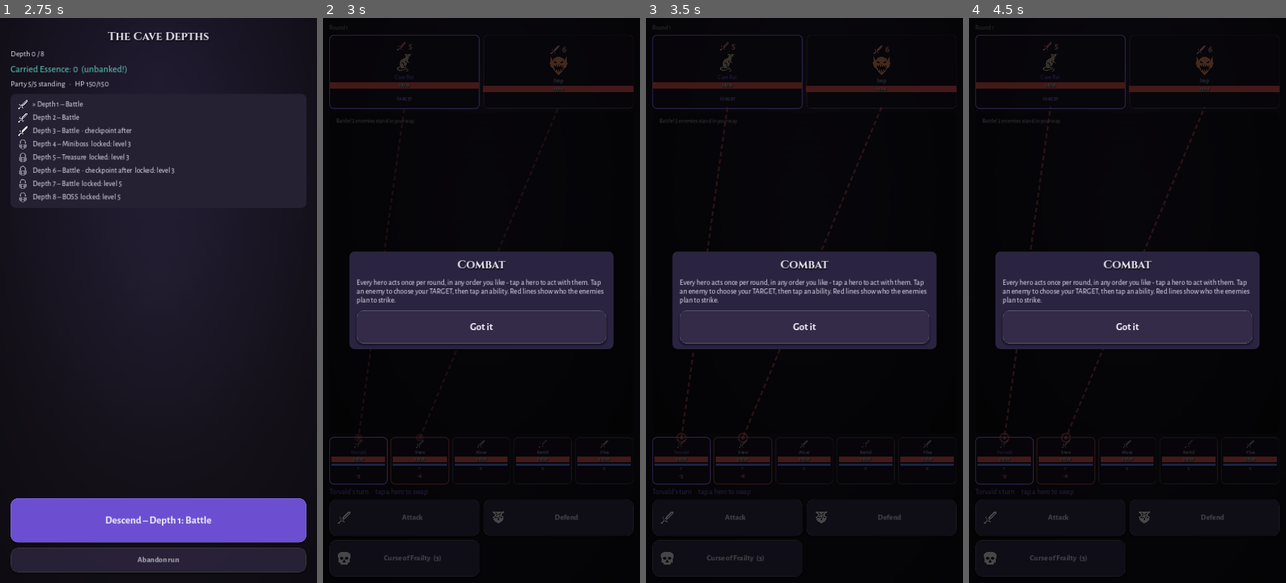
Above: before the commit, frames 1-4 (left to right).
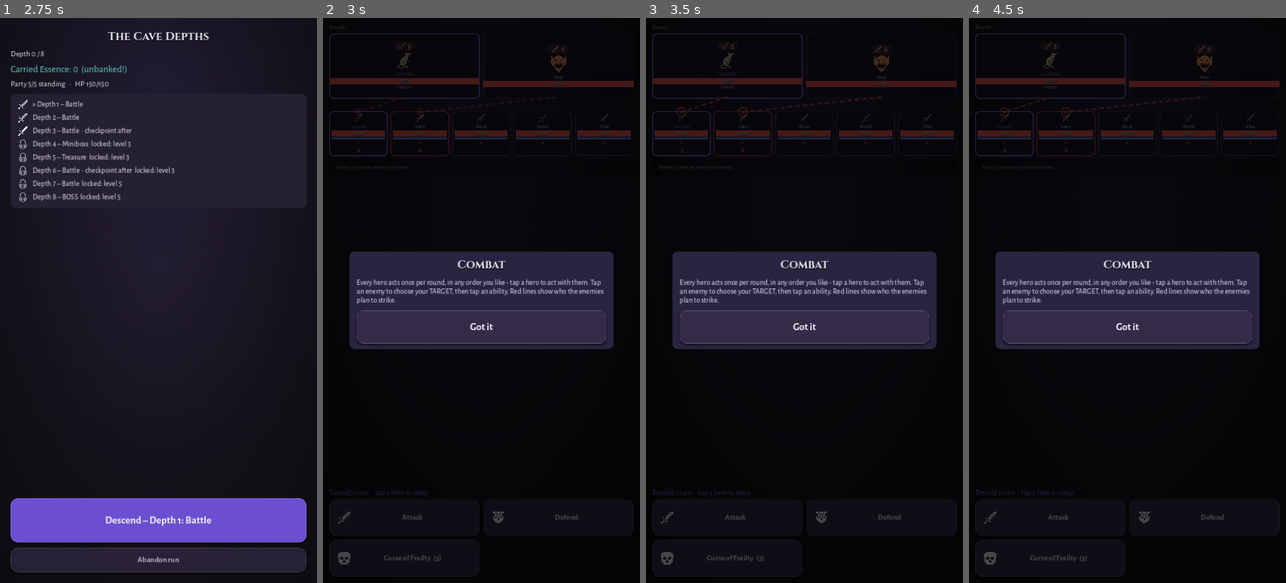
Above: after the commit, the same moments.

Repository: DrDev1337/Dreamapp
Game: Godot game, scene res://scenes/main.tscn
The game is run twice, just before and just after one commit, with the same random seed, the same clock (stepped at 60 frames per second) and the same inputs.
Inputs (mouse positions are in pixels of both pictures, inside the frame that each line leads up to):
- Up to frame 1 (2.75 s): click "+ New party" at 0.5 s; click "Begin the descent" at 1.25 s; click "START RUN – The Cave Depths" at 2 s
- Up to frame 2 (3 s): click "Descend – Depth 1: Battle" at 2.75 s
- Up to frame 3 (3.5 s): no input
- Up to frame 4 (4.5 s): click (1051, 74) at 3.52 s; click (1051, 68) at 4.27 s

Frame 1 is identical in both runs. In frame 2, 5.1% of the frame differs, in the area x 2-98%, y 2-85%; in frame 3, 5.4%; in frame 4, 5.4%.

Commit message:
Compact mobile combat layout; polish enemy/hero cards
The battle log sat as a tall block BETWEEN enemies and heroes, pushing
the rows far apart and letting the threat lines cross straight through
the text.

- Enemies and heroes are now adjacent with a dedicated 16px corridor
  for the threat lines - they never cross text anymore
- Log demoted to a 2-line dim ticker below the party; abilities stay
  pinned at the bottom
- Enemy intents are colored pills (tinted background behind icon +
  number) - reads as a game element instead of floating text
- Tighter cards: enemy 148px / hero 96px; empty status and threat rows
  collapse instead of reserving space

Co-Authored-By: Claude Fable 5 <noreply@anthropic.com>
Claude-Session: https://claude.ai/code/session_019aKYy591HB2eGFWw2i1t2D

Diff:
--- a/src/ui/combat_screen.gd
+++ b/src/ui/combat_screen.gd
@@ -98,13 +98,16 @@
 		UIKit.popup(self, "Combat", hint)
 
 
+## Layout (mobil): fiender och hjältar TÄTT ihop – hotlinjerna får en
+## egen smal korridor mellan raderna och korsar aldrig text. Loggen
+## ligger nedanför som diskret ticker, knapparna längst ner.
 func _build_structure() -> void:
 	var layout := VBoxContainer.new()
-	layout.add_theme_constant_override("separation", 8)
+	layout.add_theme_constant_override("separation", 6)
 	add_child(UIKit.vmargin(layout, 14))
 
-	order_label = UIKit.body("", 14)
-	order_label.add_theme_color_override("font_color", Color(1, 1, 1, 0.6))
+	order_label = UIKit.body("", 13)
+	order_label.add_theme_color_override("font_color", Color(1, 1, 1, 0.55))
 	layout.add_child(order_label)
 
 	var enemies_row := HBoxContainer.new()
@@ -116,13 +119,8 @@
 		enemy_widgets.append(widget)
 	layout.add_child(enemies_row)
 
-	var log_panel := UIKit.panel(Color(0, 0, 0, 0.3))
-	log_panel.size_flags_vertical = Control.SIZE_EXPAND_FILL
-	log_label = UIKit.body("", 13)
-	log_label.add_theme_color_override("font_color", Color(1, 1, 1, 0.75))
-	log_label.size_flags_vertical = Control.SIZE_EXPAND_FILL
-	log_panel.add_child(log_label)
-	layout.add_child(log_panel)
+	# Hotlinjernas korridor – enda ytan linjerna korsar.
+	layout.add_child(UIKit.spacer(16))
 
 	var heroes_row := HBoxContainer.new()
 	heroes_row.add_theme_constant_override("separation", 6)
@@ -132,6 +130,16 @@
 		heroes_row.add_child(widget["panel"])
 		hero_widgets.append(widget)
 	layout.add_child(heroes_row)
+
+	var log_panel := UIKit.panel(Color(0, 0, 0, 0.25))
+	log_label = UIKit.body("", 12)
+	log_label.add_theme_color_override("font_color", Color(1, 1, 1, 0.6))
+	log_panel.add_child(log_label)
+	layout.add_child(log_panel)
+
+	var filler := Control.new()
+	filler.size_flags_vertical = Control.SIZE_EXPAND_FILL
+	layout.add_child(filler)
 
 	turn_label = UIKit.body("", 17)
 	turn_label.add_theme_color_override("font_color", UIKit.COLOR_ACCENT)
@@ -183,34 +191,38 @@
 	var enemy: Dictionary = engine.enemies[index]
 	var button := Button.new()
 	button.size_flags_horizontal = Control.SIZE_EXPAND_FILL
-	button.custom_minimum_size = Vector2(0, 168)
+	button.custom_minimum_size = Vector2(0, 148)
 	var box := VBoxContainer.new()
 	box.set_anchors_and_offsets_preset(Control.PRESET_FULL_RECT)
 	box.mouse_filter = Control.MOUSE_FILTER_IGNORE
 	box.alignment = BoxContainer.ALIGNMENT_CENTER
-	box.add_theme_constant_override("separation", 3)
-	# Intentionen (StS-mönstret): ikon + STOR siffra, ingen mening.
+	box.add_theme_constant_override("separation", 2)
+	# Intentionen (StS-mönstret): färgad pill med ikon + STOR siffra.
+	var intent_panel := PanelContainer.new()
+	intent_panel.size_flags_horizontal = Control.SIZE_SHRINK_CENTER
+	intent_panel.mouse_filter = Control.MOUSE_FILTER_IGNORE
 	var intent_row := HBoxContainer.new()
 	intent_row.alignment = BoxContainer.ALIGNMENT_CENTER
-	intent_row.add_theme_constant_override("separation", 5)
-	var intent_icon := Icons.image(Icons.INTENT["attack"], 22)
+	intent_row.add_theme_constant_override("separation", 4)
+	var intent_icon := Icons.image(Icons.INTENT["attack"], 18)
 	intent_row.add_child(intent_icon)
 	var intent_label := Label.new()
 	intent_label.add_theme_font_override("font", UIKit.FONT_BOLD)
-	intent_label.add_theme_font_size_override("font_size", 20)
+	intent_label.add_theme_font_size_override("font_size", 17)
 	intent_row.add_child(intent_label)
-	box.add_child(intent_row)
+	intent_panel.add_child(intent_row)
+	box.add_child(intent_panel)
 	var icon_texture: Texture2D = Icons.ENEMY.get(enemy["id"], Icons.SKULL)
 	var tint: Color = Icons.ENEMY_TINT.get(enemy["id"], Color.WHITE)
-	var icon := Icons.image(icon_texture, 46, tint)
+	var icon := Icons.image(icon_texture, 42, tint)
 	icon.size_flags_horizontal = Control.SIZE_SHRINK_CENTER
 	box.add_child(icon)
-	var name_label := UIKit.body(String(enemy["name"]), 13)
+	var name_label := UIKit.body(String(enemy["name"]), 12)
 	name_label.horizontal_alignment = HORIZONTAL_ALIGNMENT_CENTER
 	box.add_child(name_label)
-	var hp := _bar_with_text(int(enemy["hp"]), int(enemy["max_hp"]), UIKit.COLOR_HP, 15)
+	var hp := _bar_with_text(int(enemy["hp"]), int(enemy["max_hp"]), UIKit.COLOR_HP, 14)
 	box.add_child(hp["bar"])
-	var info_label := UIKit.body("", 11)
+	var info_label := UIKit.body("", 10)
 	info_label.horizontal_alignment = HORIZONTAL_ALIGNMENT_CENTER
 	info_label.add_theme_color_override("font_color", Color(1, 1, 1, 0.7))
 	box.add_child(info_label)
@@ -218,7 +230,7 @@
 	target_strip.text = "TARGET"
 	target_strip.horizontal_alignment = HORIZONTAL_ALIGNMENT_CENTER
 	target_strip.add_theme_font_override("font", UIKit.FONT_BOLD)
-	target_strip.add_theme_font_size_override("font_size", 11)
+	target_strip.add_theme_font_size_override("font_size", 10)
 	target_strip.add_theme_color_override("font_color", UIKit.COLOR_ACCENT)
 	target_strip.mouse_filter = Control.MOUSE_FILTER_IGNORE
 	box.add_child(target_strip)
@@ -234,7 +246,8 @@
 		"hp_bar": hp["bar"],
 		"hp_text": hp["text"],
 		"info_label": info_label,
-		"intent_row": intent_row,
+		"intent_row": intent_panel,
+		"intent_panel": intent_panel,
 		"intent_icon": intent_icon,
 		"intent_label": intent_label,
 		"target_strip": target_strip,
@@ -245,7 +258,7 @@
 	var hero: Dictionary = engine.heroes[index]
 	var panel := PanelContainer.new()
 	panel.size_flags_horizontal = Control.SIZE_EXPAND_FILL
-	panel.custom_minimum_size = Vector2(0, 108)
+	panel.custom_minimum_size = Vector2(0, 96)
 	# Tappbar: spelaren väljer vem som agerar på partyts tur.
 	panel.mouse_filter = Control.MOUSE_FILTER_STOP
 	panel.gui_input.connect(
@@ -364,7 +377,9 @@
 		)
 		_set_bar(widget["hp_bar"], int(enemy["hp"]), int(enemy["max_hp"]), animate)
 		widget["hp_text"].text = "%d/%d" % [int(enemy["hp"]), int(enemy["max_hp"])]
-		widget["info_label"].text = _status_text(enemy)
+		var enemy_status := _status_text(enemy)
+		widget["info_label"].text = enemy_status
+		widget["info_label"].visible = enemy_status != ""
 		var intent: Dictionary = enemy.get("intent", {})
 		var intent_kind := String(intent.get("kind", ""))
 		var show_intent := intent_kind != "" and not dead and not engine.is_over()
@@ -375,6 +390,14 @@
 			widget["intent_icon"].modulate = tint
 			widget["intent_label"].text = _intent_chip(intent)
 			widget["intent_label"].add_theme_color_override("font_color", tint)
+			var pill := StyleBoxFlat.new()
+			pill.bg_color = Color(tint.r, tint.g, tint.b, 0.16)
+			pill.set_corner_radius_all(9)
+			pill.content_margin_left = 9
+			pill.content_margin_right = 9
+			pill.content_margin_top = 1
+			pill.content_margin_bottom = 1
+			widget["intent_panel"].add_theme_stylebox_override("panel", pill)
 			var threat_target := int(intent.get("target", -1))
 			if threat_target >= 0 and threat_target < hero_widgets.size():
 				incoming[threat_target] = (
@@ -414,11 +437,13 @@
 		var row_tag := "F" if String(hero.get("row", "back")) == "front" else "B"
 		var status := _status_text(hero)
 		widget["info_label"].text = row_tag + ("  " + status if status != "" else "")
-		widget["threat_label"].text = (
+		var threat_text := (
 			"-%d" % threat if threat > 0 and not down and not engine.is_over() else ""
 		)
-
-	log_label.text = "\n".join(engine.log.slice(maxi(0, engine.log.size() - 4)))
+		widget["threat_label"].text = threat_text
+		widget["threat_label"].visible = threat_text != ""
+
+	log_label.text = "\n".join(engine.log.slice(maxi(0, engine.log.size() - 2)))
 
 	var active := engine.active_hero
 	if active >= 0 and not engine.is_over():
